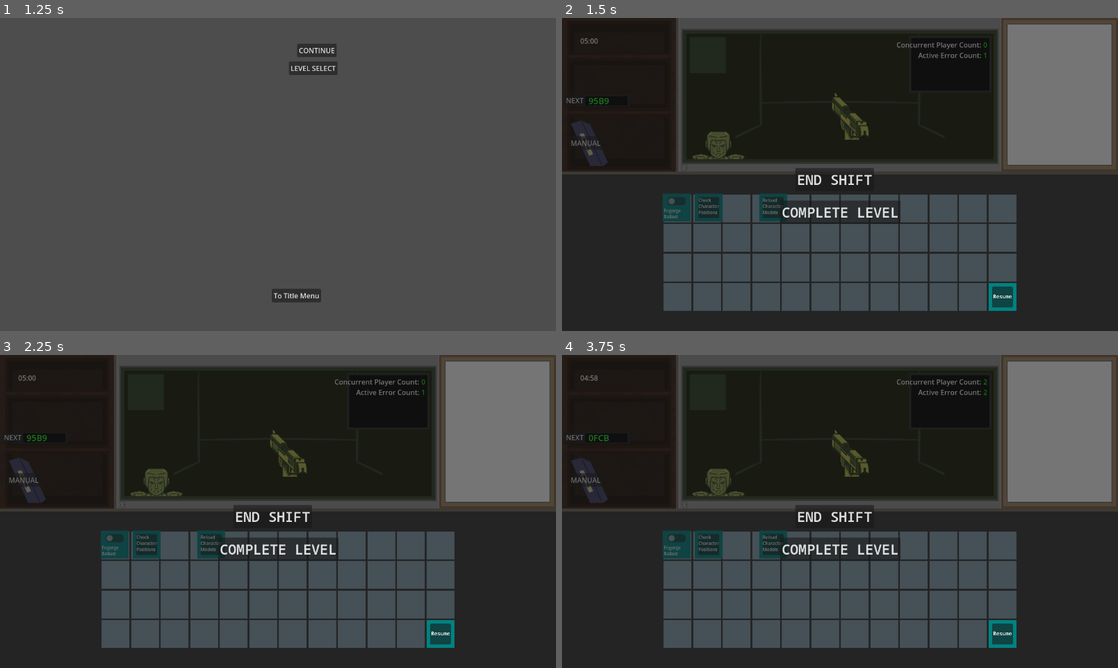
Above: before the commit, frames 1-4 (two rows, left to right).
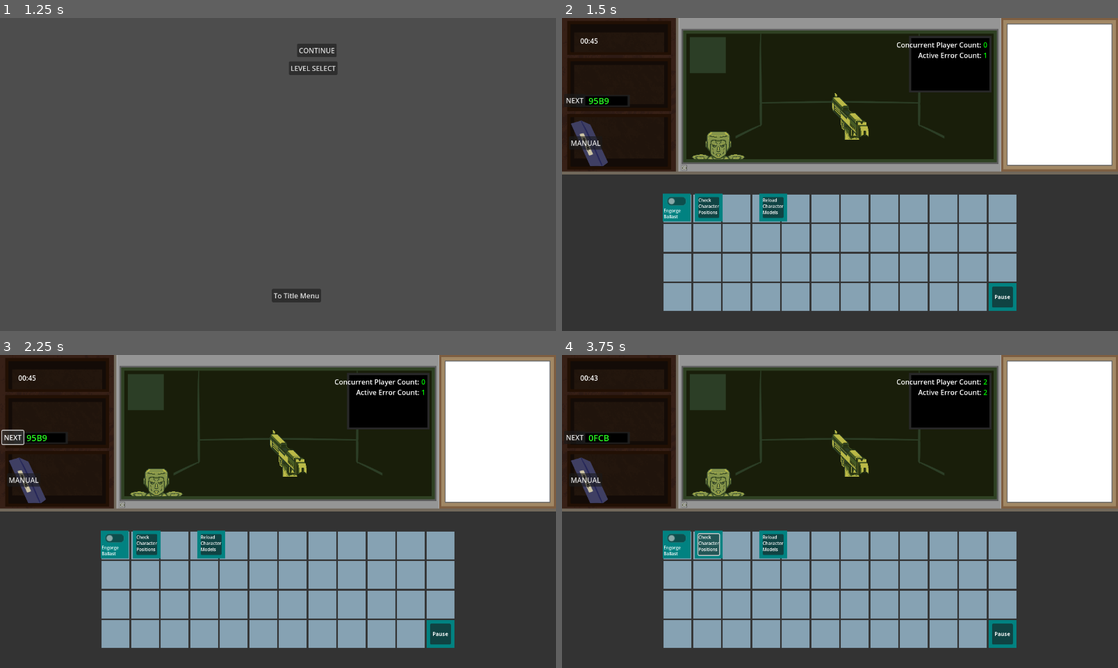
Above: after the commit, the same moments.

Repository: Carth501/team-ferret
Game: Godot game, scene res://scenes/main_menu.tscn
Two runs of this game, one before a commit and one after it. Both use one fixed random seed, a clock stepped at 60 frames per second and the inputs below. Sound files missing from this copy of the repository are replaced by a short silence.
Inputs (mouse positions are in pixels of both pictures, inside the frame that each line leads up to):
- Up to frame 1 (1.25 s): click "NEW GAME" at 0.5 s
- Up to frame 2 (1.5 s): click "CONTINUE" at 1.25 s
- Up to frame 3 (2.25 s): click "NEXT" at 2 s
- Up to frame 4 (3.75 s): click "NEXT" at 2.75 s; click (706, 545) at 3.52 s

Frame 1 is identical in both runs. In frame 2, 39% of the frame differs, in the area x 0-100%, y 0-94%; in frame 3, 39%; in frame 4, 39%.

Commit message:
implement warning music

Diff:
--- /dev/null
+++ b/default_bus_layout.tres
@@ -0,0 +1,15 @@
+[gd_resource type="AudioBusLayout" format=3 uid="uid://tb62414ntgxx"]
+
+[resource]
+bus/1/name = &"Music"
+bus/1/solo = false
+bus/1/mute = false
+bus/1/bypass_fx = false
+bus/1/volume_db = -5.93425
+bus/1/send = &"Master"
+bus/2/name = &"Sound Effects"
+bus/2/solo = false
+bus/2/mute = false
+bus/2/bypass_fx = false
+bus/2/volume_db = 0.0
+bus/2/send = &"Master"
--- a/scenes/cubicle.tscn
+++ b/scenes/cubicle.tscn
@@ -24,7 +24,7 @@
 [ext_resource type="FontFile" uid="uid://btdpylpyn7vym" path="res://assets/fonts/NotoSansMono-SemiBold.ttf" id="23_830fa"]
 [ext_resource type="AudioStream" uid="uid://dvy7v54gje51" path="res://assets/audio/music/LVL 1.mp3" id="23_colnk"]
 [ext_resource type="Theme" uid="uid://c0tgdmxgi26hi" path="res://assets/themes/tots_theme.tres" id="23_w6ohv"]
-[ext_resource type="Script" path="res://scripts/audio_interface.gd" id="25_wvlaa"]
+[ext_resource type="AudioStream" uid="uid://bwbj66lune5jd" path="res://assets/audio/music/EOD Music.mp3" id="26_rtvup"]
 
 [sub_resource type="SpriteFrames" id="SpriteFrames_bn0dg"]
 animations = [{
@@ -69,7 +69,7 @@
 "speed": 25.0
 }]
 
-[node name="Cubicle" type="Node" node_paths=PackedStringArray("control_panel", "timer_corral", "game_timer", "error_factory_controller", "manual_instance", "level_clock_handler", "pause_curtain", "pause_button", "resume_button")]
+[node name="Cubicle" type="Node" node_paths=PackedStringArray("control_panel", "timer_corral", "game_timer", "error_factory_controller", "manual_instance", "level_clock_handler", "pause_curtain", "pause_button", "resume_button", "level_music", "danger_music")]
 script = ExtResource("1_b5jef")
 current_level_id = "test"
 control_panel = NodePath("ScrollContainer/Control")
@@ -81,6 +81,8 @@
 pause_curtain = NodePath("pause curtain")
 pause_button = NodePath("ScrollContainer/Control/Pause Button")
 resume_button = NodePath("pause curtain/Resume Button")
+level_music = NodePath("Level Music")
+danger_music = NodePath("Danger Music")
 
 [node name="TextureRect" type="TextureRect" parent="."]
 offset_right = 40.0
@@ -184,6 +186,7 @@
 script = ExtResource("19_1d3tl")
 
 [node name="pause curtain" type="Panel" parent="."]
+visible = false
 anchors_preset = 15
 anchor_right = 1.0
 anchor_bottom = 1.0
@@ -247,11 +250,16 @@
 theme_override_font_sizes/font_size = 32
 text = "COMPLETE LEVEL"
 
-[node name="AudioStreamPlayer" type="AudioStreamPlayer" parent="."]
+[node name="Level Music" type="AudioStreamPlayer" parent="."]
 stream = ExtResource("23_colnk")
 volume_db = -12.0
 autoplay = true
-script = ExtResource("25_wvlaa")
+bus = &"Music"
+
+[node name="Danger Music" type="AudioStreamPlayer" parent="."]
+stream = ExtResource("26_rtvup")
+volume_db = -12.0
+bus = &"Music"
 
 [connection signal="diagetic_error_report" from="." to="ErrorFactory" method="create_error_node"]
 [connection signal="diagetic_error_resolved" from="." to="pager" method="remove_error"]
--- a/scenes/game_menu.tscn
+++ b/scenes/game_menu.tscn
@@ -42,6 +42,7 @@
 stream = ExtResource("4_1cdb8")
 volume_db = -12.0
 autoplay = true
+bus = &"Music"
 script = ExtResource("5_txwpc")
 
 [node name="To Title Menu" type="Button" parent="."]
--- a/scenes/main_menu.tscn
+++ b/scenes/main_menu.tscn
@@ -115,6 +115,7 @@
 stream = ExtResource("7_dmxoj")
 volume_db = -12.0
 autoplay = true
+bus = &"Music"
 script = ExtResource("8_1m8uy")
 
 [connection signal="pressed" from="MenuContainer/Button Control/play" to="." method="load_latest"]
--- a/scripts/cubicle.gd
+++ b/scripts/cubicle.gd
@@ -14,6 +14,8 @@
 @export var pause_curtain: Panel
 @export var pause_button: button_module
 @export var resume_button: button_module
+@export var level_music: AudioStreamPlayer
+@export var danger_music: AudioStreamPlayer
 var data: data_libraries_single
 var loader: level_loader
 var current_level
@@ -71,9 +73,10 @@
 		starting_cpc = current_level.starting_cpc
 	if(current_level.has("goal_cpc")):
 		goal_cpc = current_level.goal_cpc
-	if(current_level.has("shift_duration")):
-		shift_duration = current_level.shift_duration
+	if(current_level.gameplay.has("shift_duration")):
+		shift_duration = current_level.gameplay.shift_duration
 		level_clock_handler.set_value(shift_duration)
+		create_danger_timer(shift_duration)
 	if(current_level.has("failure_threshold_percent")):
 		failure_threshold_percent = current_level.failure_threshold_percent
 
@@ -197,3 +200,17 @@
 func complete_level():
 	var save_handler = get_node("/root/save_handler_single")
 	save_handler.level_complete(current_level.metadata.id)
+
+func create_danger_timer(duration: float):
+	var danger_timer = Timer.new()
+	danger_timer.name = "Danger Timer"
+	add_child(danger_timer)
+	danger_timer.wait_time = duration * 0.9 - 10
+	danger_timer.one_shot = true
+	danger_timer.start()
+	danger_timer.timeout.connect(start_danger_music)
+	error_timers_list.append(danger_timer)
+
+func start_danger_music():
+	level_music.stop()
+	danger_music.play()
Not shown, added: assets/audio/music/EOD Music.mp3.import
Not shown, added: assets/audio/music/EOD Music.mp3
